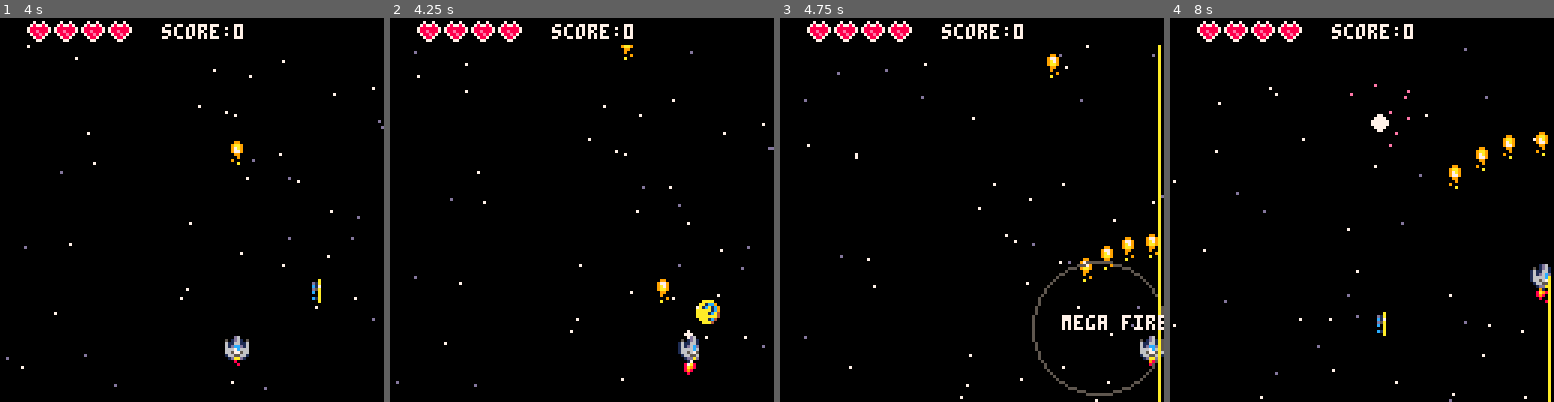
Above: before the commit, frames 1-4 (left to right).
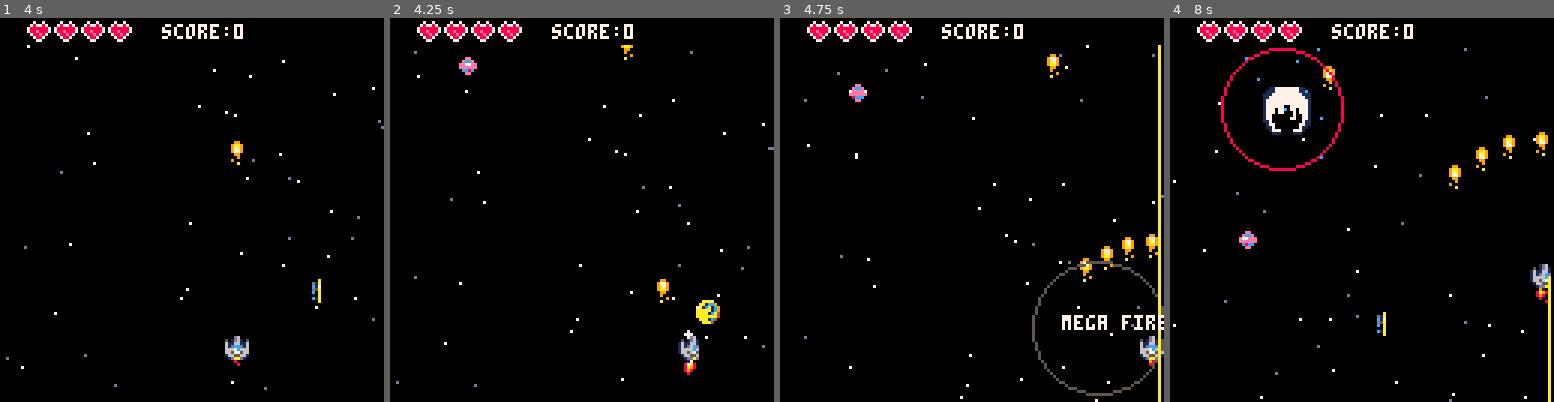
Above: after the commit, the same moments.

Repository: eduszesz/shmup
Game: PICO-8 cartridge myshmup.p8
The game is run twice, just before and just after one commit, with the same random seed, the same clock (stepped at 60 frames per second) and the same inputs.
Inputs:
- Up to frame 1 (4 s): tap X (X key) at 0.33, 1.07, 1.85, 2.97 s; tap O (Z key) at 0.7, 1.7, 2.1, 2.5, 2.9, 3.3, 3.7 s; hold Right 1.6-2.1 s; hold Up 2.15-2.42 s; hold Right 2.47-3.03 s; hold Left 3.08-3.58 s; hold Down 3.63-3.97 s
- Up to frame 2 (4.25 s): hold Right from 4.02 s (still down); tap X (X key) at 4.08 s; tap O (Z key) at 4.1 s
- Up to frame 3 (4.75 s): tap O (Z key) at 4.5 s; release Right at 4.68 s; hold Up from 4.73 s (still down)
- Up to frame 4 (8 s): tap O (Z key) every 0.4 s from 4.9 to 7.7 s; release Up at 5.03 s; hold Left 5.08-5.68 s; tap X (X key) at 5.2, 6.32, 7.43 s; hold Down 5.73-6.03 s; hold Right 6.08-6.58 s; hold Right 6.63-7.13 s; hold Up 7.18-7.45 s; hold Right from 7.5 s (still down)

Frame 1 is identical in both runs. In frame 2, 0.1% of the frame differs, in the area x 17-23%, y 10-15%; in frame 3, 0.1%; in frame 4, 2.2%, in the area x 13-63%, y 7-61%.

Commit message:
enemy fly test

Diff:
--- a/myshmup.p8
+++ b/myshmup.p8
@@ -8,6 +8,7 @@
 	t=0
 	wtimer=90 --wave timer
 	dtimer=30 --ship death timer
+	enec=1
 	cwave=1
 	lwave=3
 	debug=""
@@ -347,9 +348,19 @@
 end
 
 function upenemies()
-	local picke=rnd(enemies)
+	--[[local picke=rnd(enemies)
 	if t%90==0 and picke.md=="wait" then
 		picke.md="fly"
+	end]]
+
+	if t%90==0 then
+		enec+=1
+	end
+	if enec>#enemies then
+		enec=1
+	end
+	if enemies[enec].md=="wait" then
+		enemies[enec].md="fly"
 	end
 	for e in all(enemies) do
 		if e.md=="fly" then
